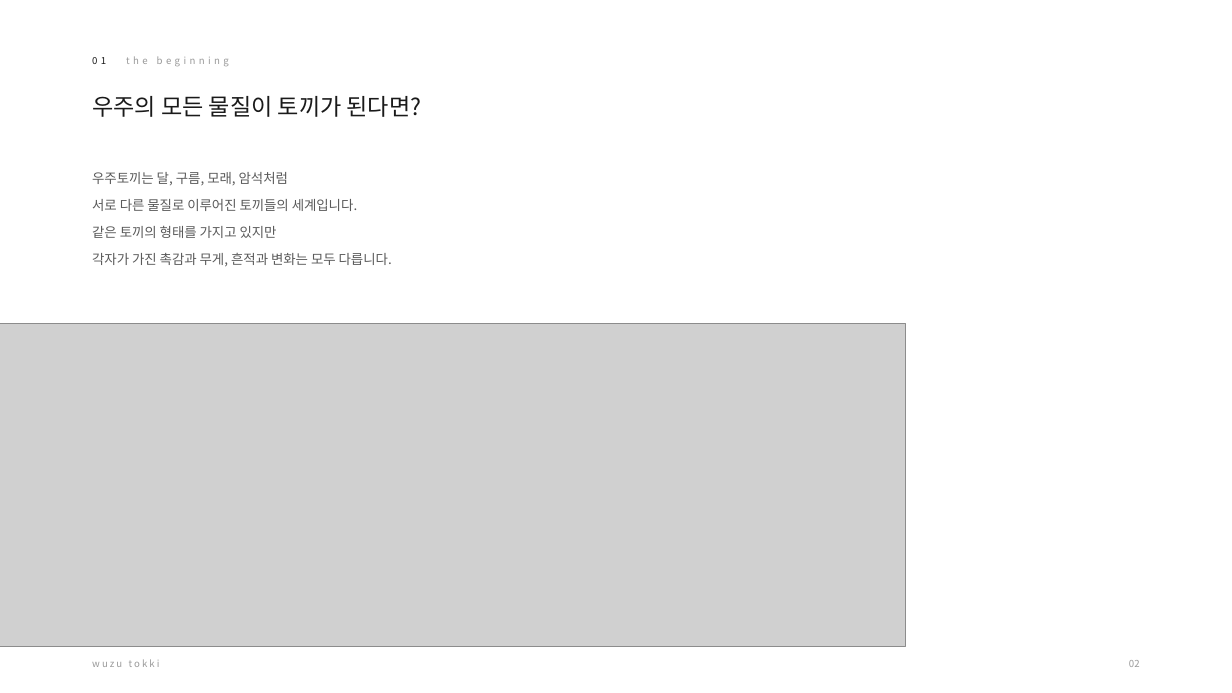
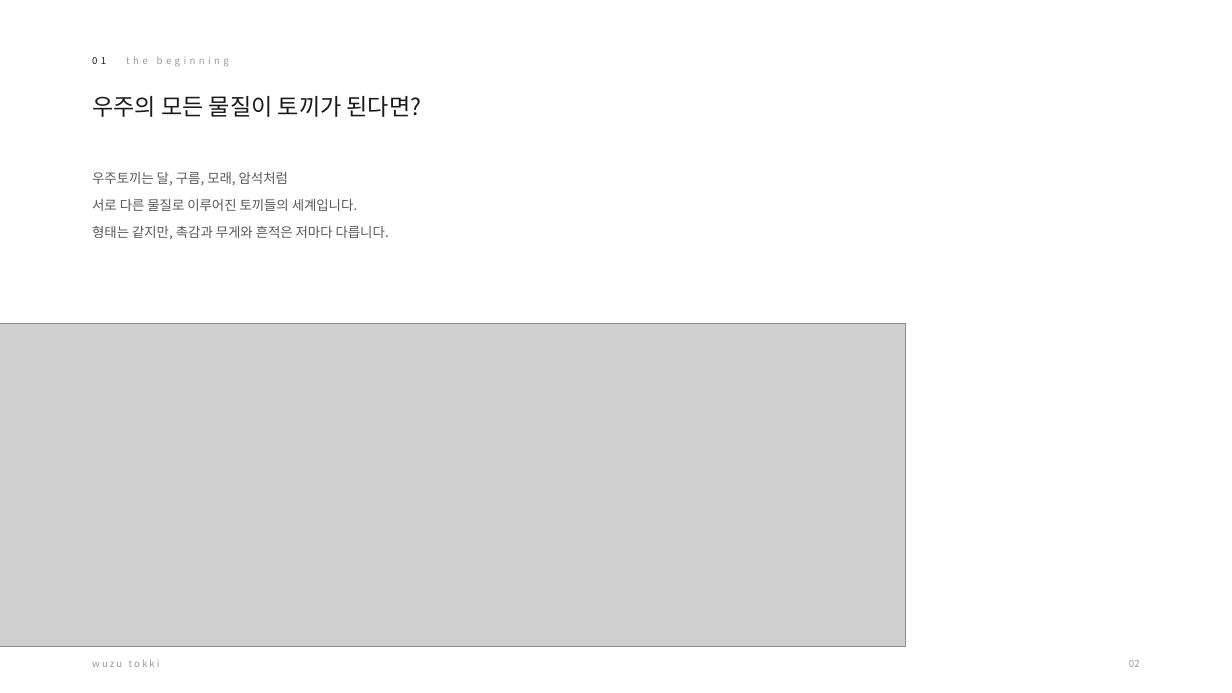
Before and after one commit to yehol/hoho, a slide deck: slide 2 of Wuzu_Tokki_IP_소개서_20260922.pptx. Drawn at 1232x693 pixels with LibreOffice and Linux fonts; fonts in the diff are those of the drawing; grey boxes stand for pictures. Boxes give left, top, right and bottom in pixels: in the first picture for what was removed or moved away, otherwise in the second. Text is boxed around its words. In the diff, an @@ line names an element or a change of style, - is before the commit and + after.

```diff
--- a/Wuzu_Tokki_IP_소개서_20260922.pptx
+++ b/Wuzu_Tokki_IP_소개서_20260922.pptx
@@ text at (92,226,389,239): text changed @@
-같은 토끼의 형태를 가지고 있지만
-각자가 가진 촉감과 무게, 흔적과 변화는 모두 다릅니다.
+형태는 같지만, 촉감과 무게와 흔적은 저마다 다릅니다.
```
Also in this commit, not shown: 8 other slides changed, 6 other files.
